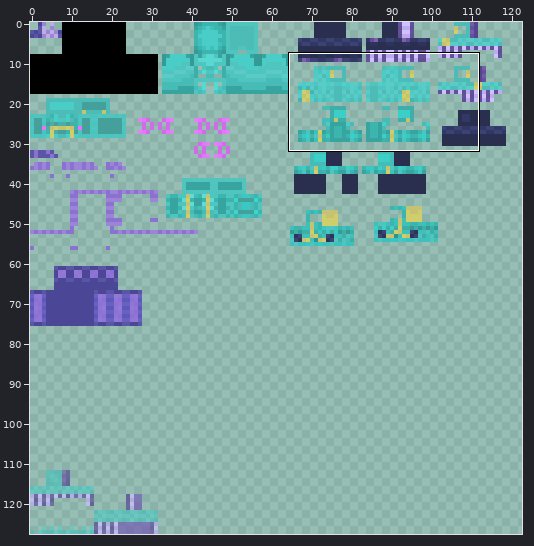
Sprite sheet: common/src/main/resources/assets/roundabout/textures/stand/diver_down/base.png. Above, an overview of the earlier version with the close-up marked.
Close-up. Old version:
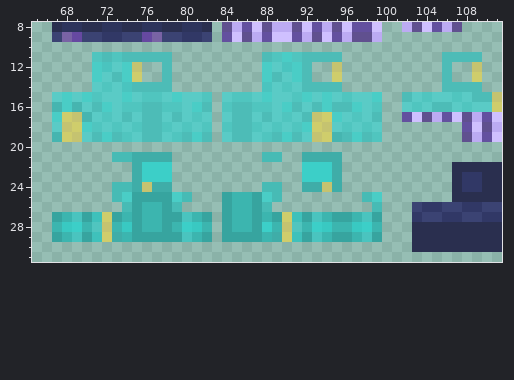
The file is 128x128 pixels. Colours within 5 levels of each other are drawn and written as one. Shown: x 65..111, y 8..31. The wide view leaves out empty margins. The commit also changed other parts of the picture, which this record leaves out.
The result:
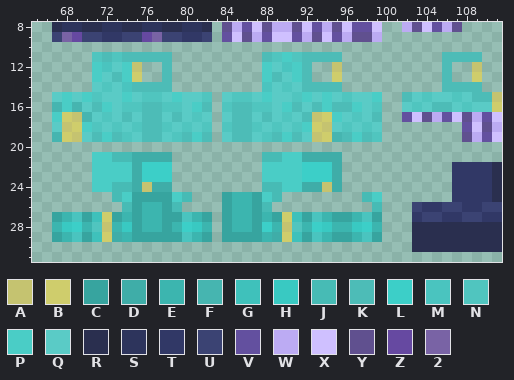
Palette (. is transparent): A #c5c370  B #cfcd6c  C #37a49f  D #3fada8  E #3cb5af  F #46b5b0  G #3fc1bb  H #39c9c2  J #47bbb5  K #4dbcb7  L #3ccfc8  M #4ac4bf  N #50c5bf  P #4acdc6  Q #5acbc6  R #2a2f4f  S #2d345c  T #313866  U #3b4373  V #63509f  W #bcabf3  X #cfc0ff  Y #60508f  Z #6649a1  2 #7963a5
From old to new:
There is now colour P in row 21 at x 71 to 72 and 90 to 91; in rows 22 to 23 at x 71 to 74 and 88 to 91; in row 24 at x 71 to 72 and 90 to 91.
The edit turns colour R into colour T in row 22 at x 107 to 110; in rows 23 to 24 at x 107 and 110; in row 25 at x 107 to 110.
Where, in picture pixels (left, top, right, bottom), the same in both close-ups:
added: (92, 152, 132, 192)
added: (262, 152, 302, 192)
changed: (452, 162, 492, 202)
